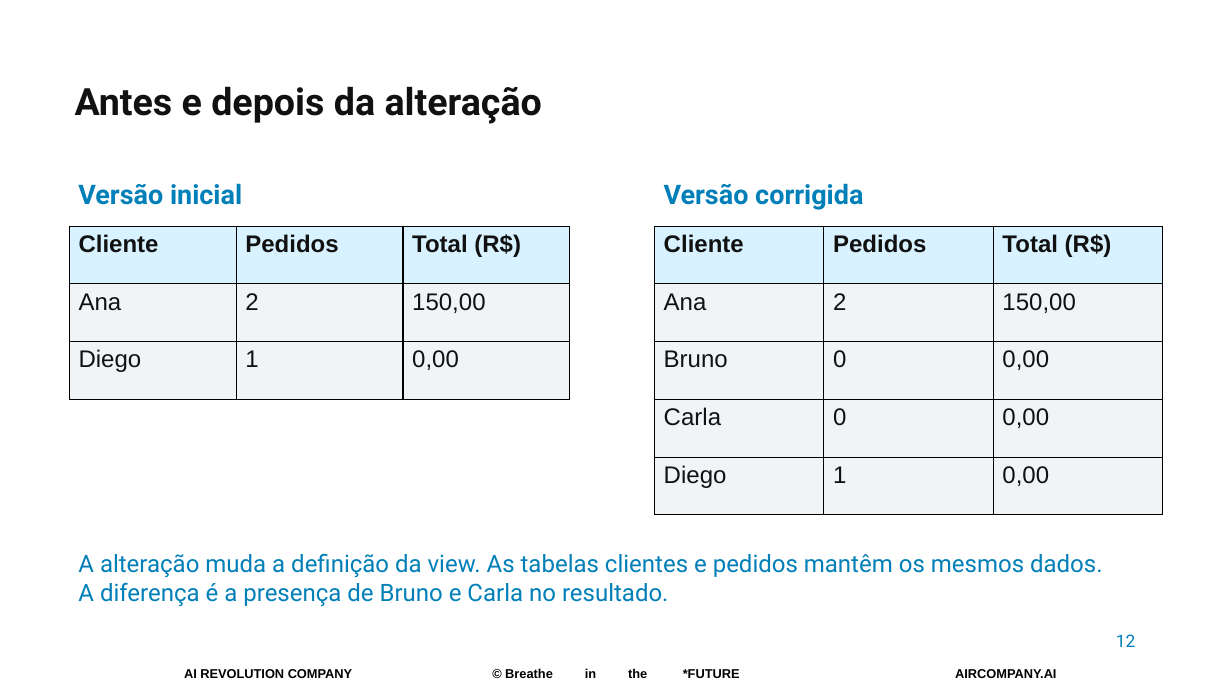
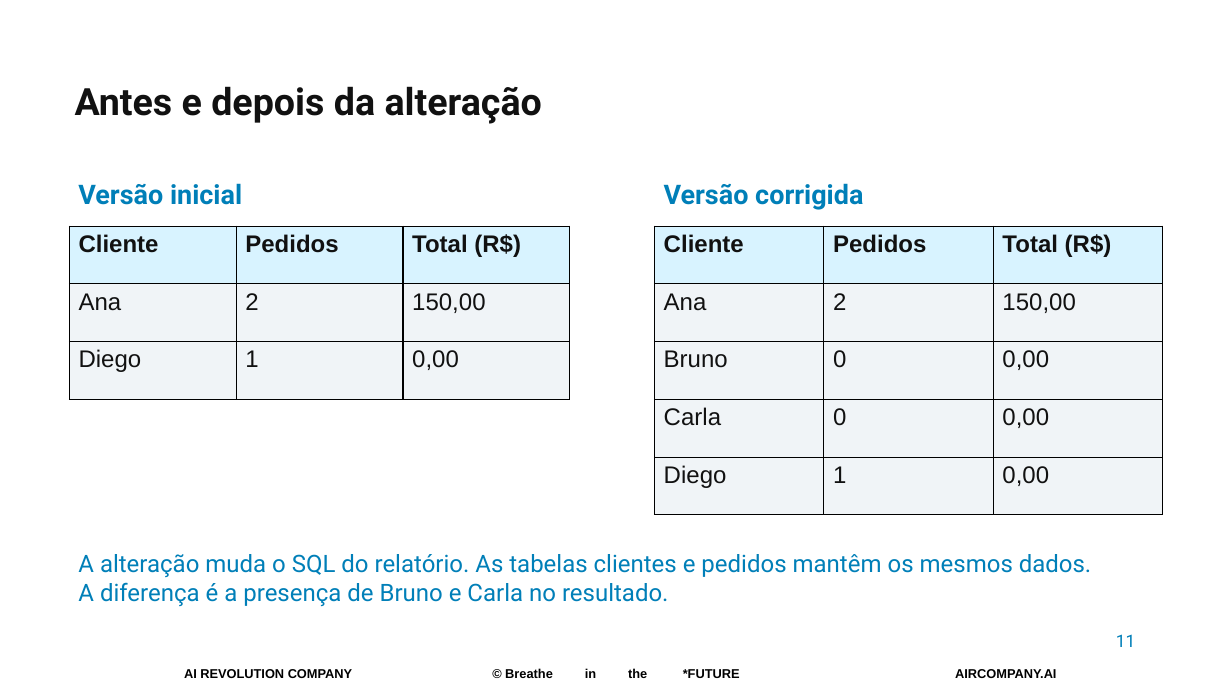
Before and after one commit to pedropalmieri/workshop4-pr-sql-ia, a slide deck: slide 11 of materiais/Workshop4-19nov2026.pptx (slide 12 before the commit). Drawn at 1232x693 pixels with LibreOffice and Linux fonts; fonts in the diff are those of the drawing; background and template pictures are left out. Boxes give left, top, right and bottom in pixels: in the first picture for what was removed or moved away, otherwise in the second. Text is boxed around its words. In the diff, an @@ line names an element or a change of style, - is before the commit and + after.

```diff
--- a/materiais/Workshop4-19nov2026.pptx
+++ b/materiais/Workshop4-19nov2026.pptx
@@ text at [78,554,1091,577]: text changed @@
-A alteração muda a definição da view. As tabelas clientes e pedidos mantêm os mesmos dados.
+A alteração muda o SQL do relatório. As tabelas clientes e pedidos mantêm os mesmos dados.
@@ text at [1116,634,1135,647]: text changed @@
-12
+11
```
Also in this commit, not shown: 16 other slides changed, 2 slides removed.
